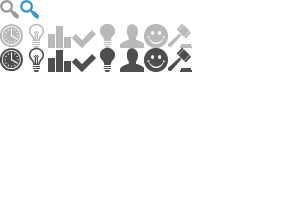
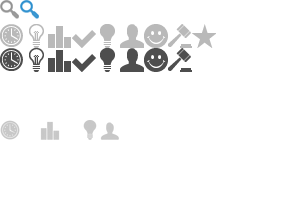
Layer changes from the first (300, 200) image to the second:
added group "20px" with 5 layers above "line_1" over [0, 120, 119, 140]
added group "line_1" (1st of 2, in "20px") with 4 layers in group "20px" over [0, 120, 119, 140]
added layer "clock" (1st of 2, in "20px" › "line_1") in group "line_1" over [0, 120, 20, 140]
added layer "graph" (1st of 2, in "20px" › "line_1") in group "line_1" over [40, 121, 60, 140]
added layer "lamp_on" (1st of 2, in "20px" › "line_1") in group "line_1" over [83, 120, 97, 140]
added layer "man" (1st of 2, in "20px" › "line_1") in group "line_1" over [100, 122, 119, 140]
added group "24px" with 19 layers above "24grid" over [192, 24, 216, 48]
moved "line_2" into group "24px" over [192, 24, 216, 48]
added layer "star" in group "line_2" over [192, 24, 216, 48]
